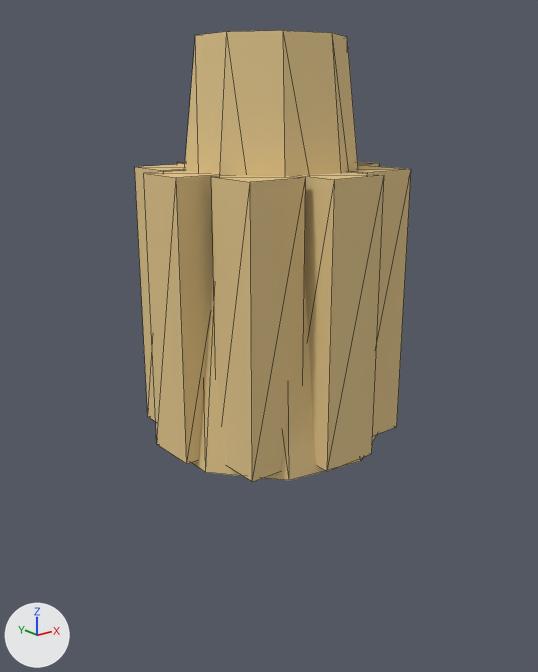
What one commit did to the OBJ model models/custom_broom_cerdas_basic.obj.
Both versions are drawn from a 50 mm lens placed at (-0.589, -0.734, 0.427), pointed at (-0.001, 0.002, 0.133). The lights are fixed; the arrows at lower left show +X, +Y and +Z. The picture after the commit comes second. Mesh edges are drawn as thin lines. Where no turn or scale is listed for an object, it has been applied to the vertices.

Names of what the first picture shows: 'custom_broom_cerdas_basic'.
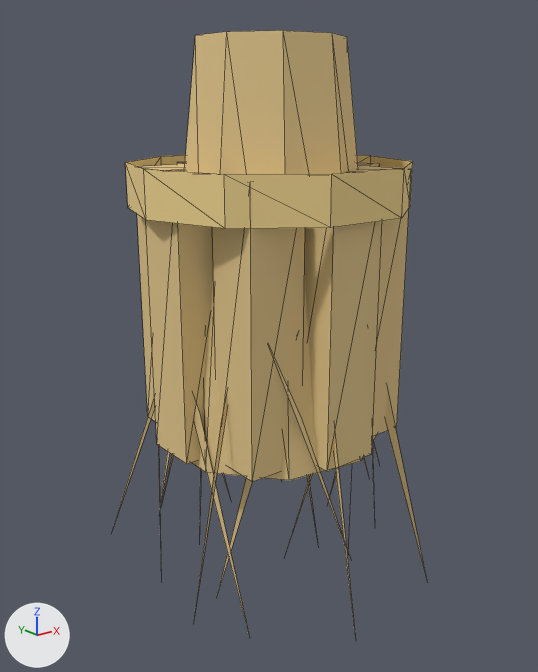
What differs and where, as boxes (x1, y1, x2, y2) in the pictures (538 x 672 px):
'custom_broom_cerdas_basic', reshaped (13% wider, 33% taller): before (135, 30, 411, 482); after (114, 30, 427, 630)
part 1 of me_custom_broom_cerdas_basic, added (yellow): after (125, 155, 413, 229)
part 2 of me_custom_broom_cerdas_basic, added: after (114, 354, 427, 630)

Patch to the scene script:
```diff
--- a/models/custom_broom_cerdas_basic.obj.py
+++ b/models/custom_broom_cerdas_basic.obj.py
@@ mat_trim_brass @@
+mat_trim_brass = principled_material('trim_brass')
+mat_trim_brass.base_color = (0.87, 0.66, 0.28)  # yellow #f0d490
+mat_trim_brass.roughness = 1.0
@@ me_custom_broom_cerdas_basic @@
 # used by ob_custom_broom_cerdas_basic; location = (0.0, 0.0, 0.0)
-me_custom_broom_cerdas_basic.from_pydata(...)  # 82 vertices, 128 faces; spans x -0.157..0.157, y -0.155..0.155, z 0.0..0.5
+me_custom_broom_cerdas_basic.from_pydata(...)  # 168 vertices, 170 faces; spans x -0.205..0.225, y -0.22..0.214, z -0.214..0.5
+# me_custom_broom_cerdas_basic part 1
+# 10 vertices are added at x -0.177..0.177, y -0.168..0.168, z 0.303
+# 10 new vertices lie (0.0, 0.0, 0.054) away from vertices in x -0.177..0.177, y -0.168..0.168, z 0.303
+# 20 new faces join them, mat_trim_brass (yellow #f0d490)
+# me_custom_broom_cerdas_basic part 2
+# 66 vertices are added at x -0.205..0.225, y -0.22..0.214, z -0.214..0.18
+# 22 new faces join them, mat_cerdas_basic (beige #e1c58b)
 me_custom_broom_cerdas_basic.materials.append(mat_cerdas_basic)
+me_custom_broom_cerdas_basic.materials.append(mat_trim_brass)  # yellow #f0d490
```
